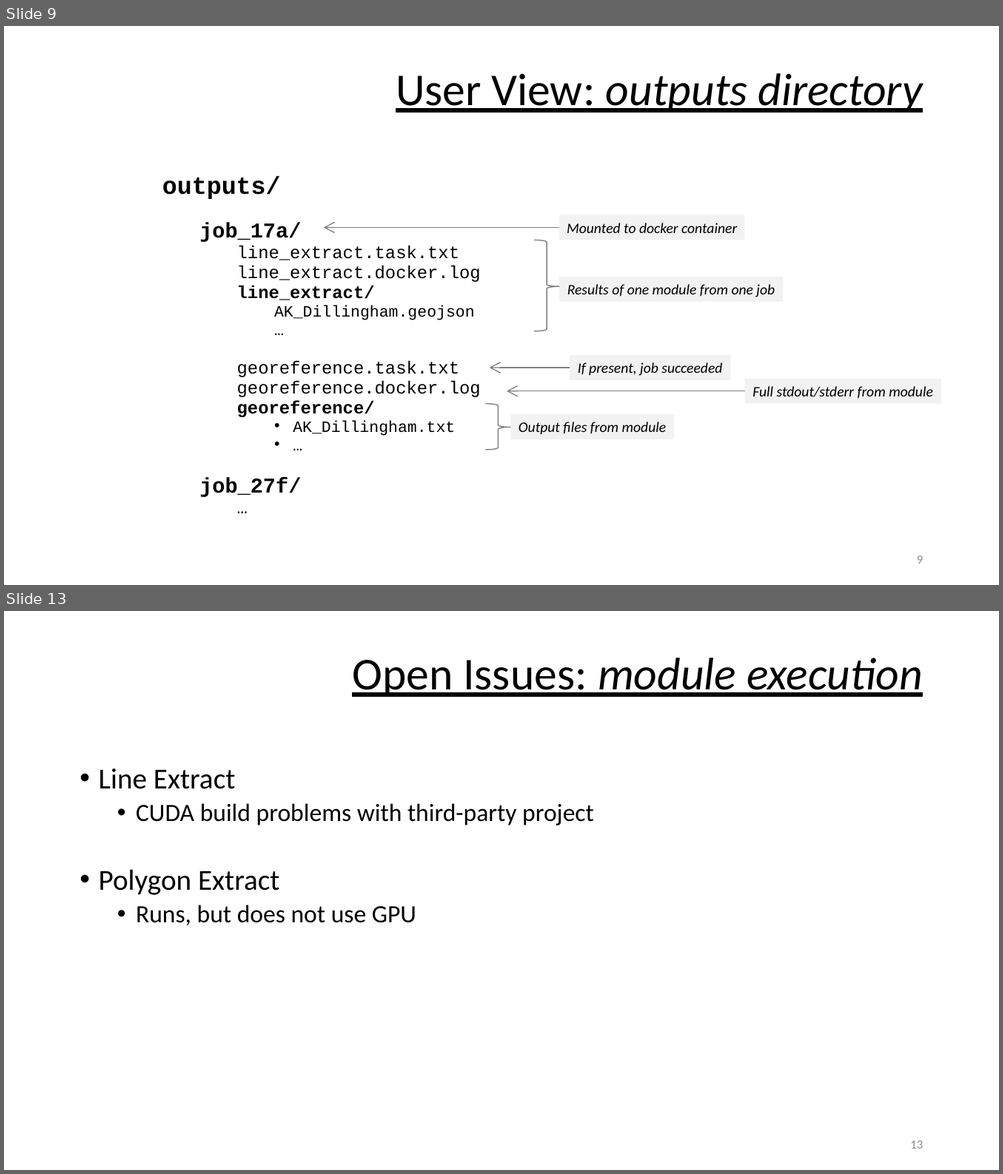
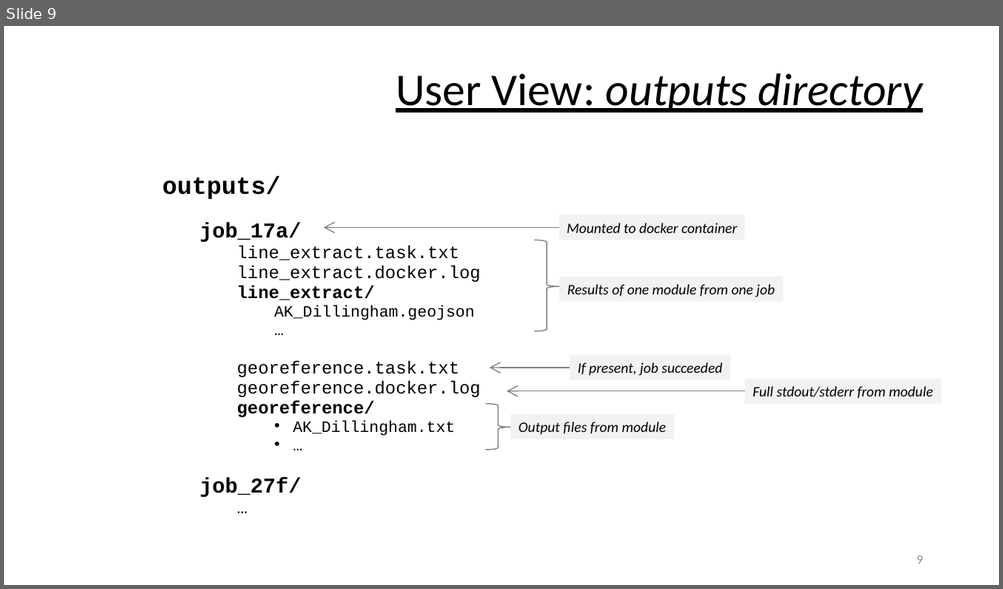
Before and after one commit to DARPA-CRITICALMAAS/ta1_integration, a slide deck: docs/overview.pptx. Shown one above the other, each under a label of ours: slides 9 and 13 before the commit, slide 9 after it; the slides between them are not shown. The pictures are 1003x1174 and 1003x589 pixels, drawn with LibreOffice and Linux fonts; fonts in the diff are those of the drawing. Boxes give left, top, right and bottom in pixels: in the first picture for what was removed or moved away, otherwise in the second. Text is boxed around its words. In the diff, an @@ line names an element or a change of style, - is before the commit and + after.

```diff
--- a/docs/overview.pptx
+++ b/docs/overview.pptx
@@ slide 13 removed at (4,611,999,1170), background #FFFFFF @@
@@ title removed at (352,658,922,697) @@
-Open Issues: module execution
@@ text removed at (99,769,594,925) @@
-• Line Extract
-  • CUDA build problems with third-party project
-• Polygon Extract
-  • Runs, but does not use GPU
@@ page number removed at (910,1141,922,1149) @@
-13
```
Also in this commit, not shown: 9 slides changed, 1 slide added, 3 other slides removed.
